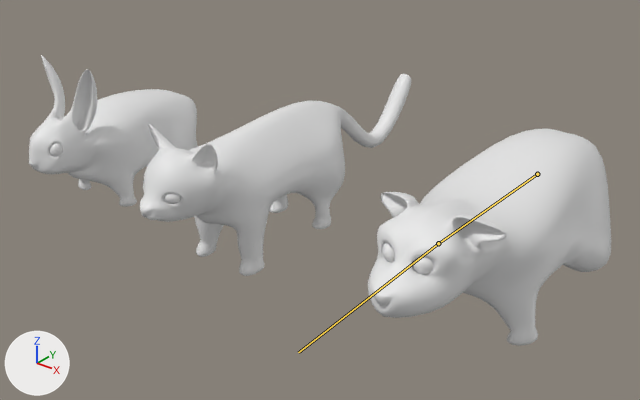
Two versions of the glTF model assets/animals.gltf, one commit apart.
Camera for both pictures: a 50 mm lens placed at (10.55, -12.08, 7.67), pointed at (0.41, 0.6, -0.19). Arrows for +X, +Y and +Z are at lower left; the lights stay in place. The bones that bend it are drawn over the model as lines.

In view in the first picture: 'Bunny', 'Kitty', 'Puppy'.
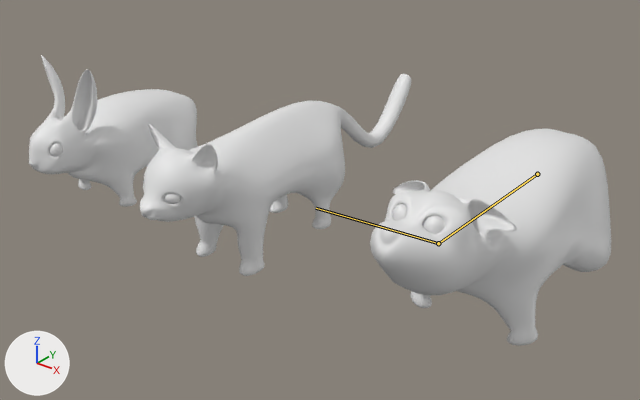
The newer file adds an action. The first version stands in its rest pose; the second is drawn at frame 24 of the action 'Idle'.

Pixel boxes [x1, y1, x2, y2] of what changed, in the pictures (640 x 400 px):
'Puppy', posed: before [368, 129, 611, 346]; after [370, 129, 611, 346]
bone 'Head', root to tip: before (438, 243) to (298, 352); after (438, 243) to (316, 208)

What the commit changed:
Bone 'Head' (bone_head) turns from (0, 0, 0) to (-33, 0, 1) degrees about its own x, y and z.
